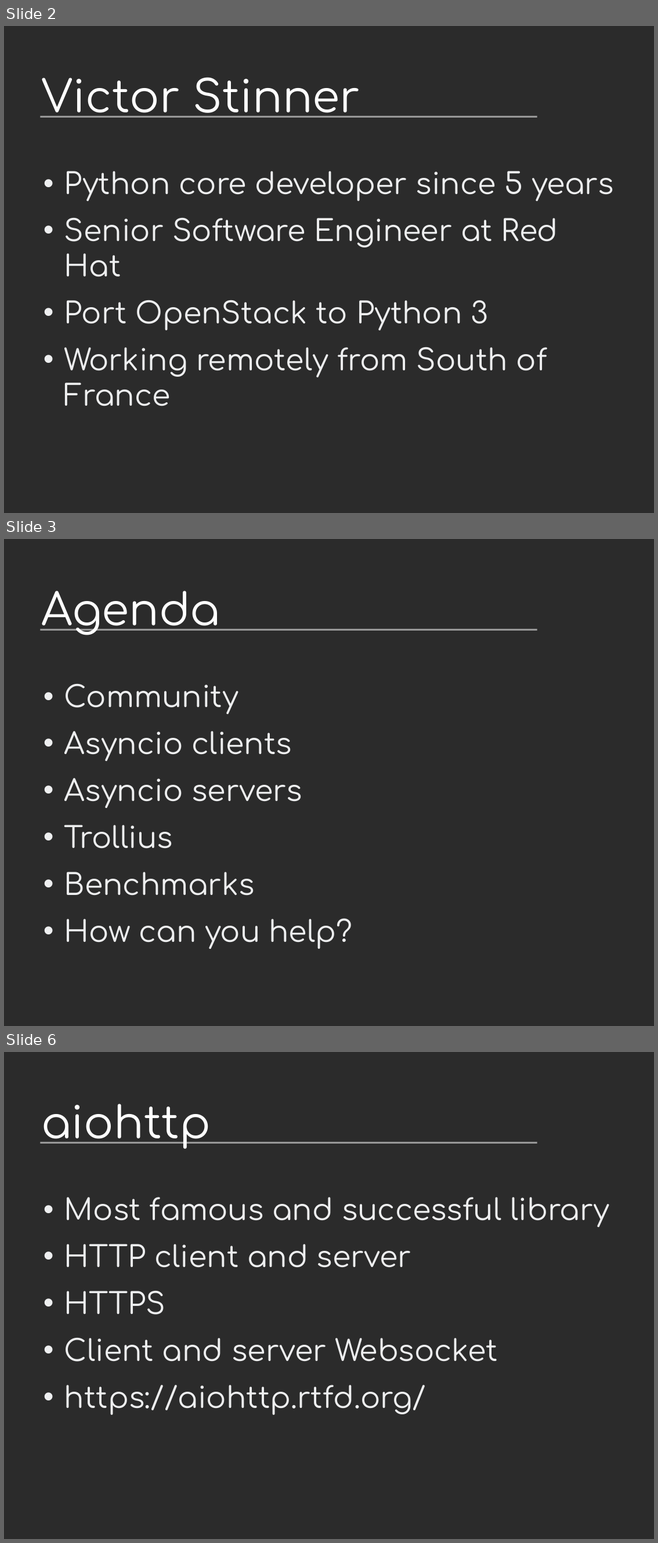
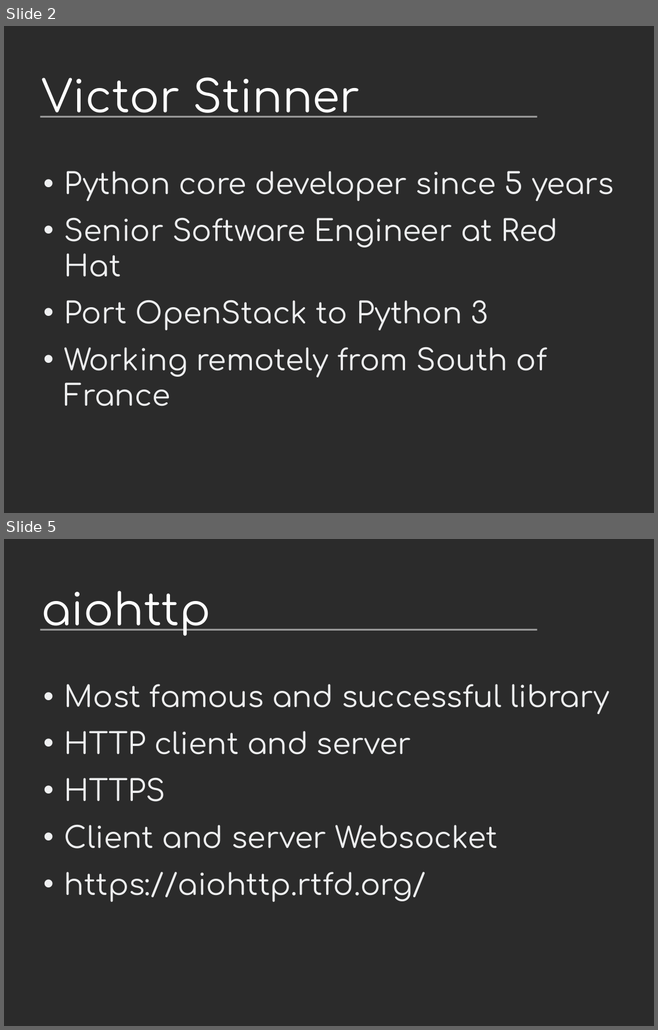
Before and after one commit to vstinner/talks, a slide deck: 2015-EuroPython-Bilbao/asyncio-community.odp. Shown one above the other, each under a label of ours: slides 2, 3 and 6 before the commit, slides 2 and 5 after it; the slides between them are not shown. The pictures are 658x1543 and 658x1030 pixels, drawn with LibreOffice and Linux fonts; fonts in the diff are those of the drawing; background and template pictures are left out; a plain dark background stands for a picture behind light text. Boxes give left, top, right and bottom in pixels: in the first picture for what was removed or moved away, otherwise in the second. Text is boxed around its words. In the diff, an @@ line names an element or a change of style, - is before the commit and + after.

```diff
--- a/2015-EuroPython-Bilbao/asyncio-community.odp
+++ b/2015-EuroPython-Bilbao/asyncio-community.odp
@@ slide 3 removed at <box>4,539,654,1026</box>, background picture (left out); not listed: 1 template element that a slide beside it also shows @@
@@ title removed at <box>41,591,220,635</box> @@
-Agenda
@@ text removed at <box>64,684,352,949</box> @@
-• Community
-• Asyncio clients
-• Asyncio servers
-• Trollius
-• Benchmarks
-• How can you help?
@@ what was slide 6 is now slide 5 @@
```
Also in this commit, not shown: 4 slides changed, 1 other file.
